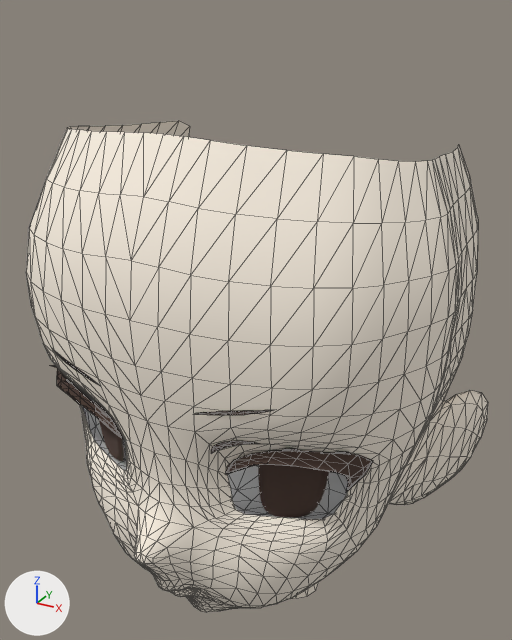
Before and after pictures for a commit that changed the glTF model assets/model1.glb.
The view is the same before and after, from a camera (50 mm lens) standing at (0.131, -0.262, 1.506) and looking at (-0.007, -0.011, 1.381). The lights are fixed; the arrows at lower left show +X, +Y and +Z. Mesh edges are drawn as thin lines on the coarser meshes. Vertices at the same position are counted once.

Names of what the first picture shows: 'Eye', 'Face'.
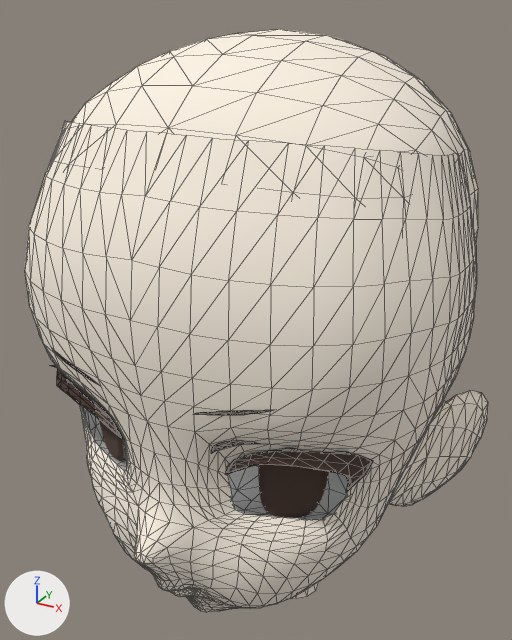
Commit message: model1_14
14_BackOfHeadCreateに変更

Changed parts and their boxes (x1, y1, x2, y2) in the pictures (512 x 640 px; the box of a moved part takes in the faces that stretch with it):
'Face', reshaped
    before: (26, 121, 488, 612)
    after: (25, 121, 488, 612)
'Cube', added
    after: (52, 29, 478, 241)
part 1 of me_circle, moved or reshaped
    before: (30, 121, 478, 529)
    after: (29, 121, 477, 528)

The change in detail:
me_circle has 1789 vertices, 3324 faces and spans x -0.093..0.093, y -0.109..0.033, z 1.245..1.471.
me_circle is used by ob_face; location (0.0, 0.0, 0.0).
me_circle part 1: 310 of 1789 vertices moved; they spanned x -0.086..0.086, y -0.093..0.032, z 1.294..1.471 and now span x -0.087..0.087, y -0.092..0.027, z 1.295..1.471; mean shift (0.0, -0.001, 0.0); largest move (-0.073, 0.031, 1.43) -> (-0.073, 0.026, 1.422).
Mesh me_mesh is new.
It has 305 vertices, 576 faces and spans x -0.08..0.08, y -0.094..0.086, z 1.311..1.499.
It uses material mat_skin (white #fef4e5).
Object 'Cube' (ob_cube) is new; it shows me_mesh.
Its location is (0.0, 0.0, 0.0).
